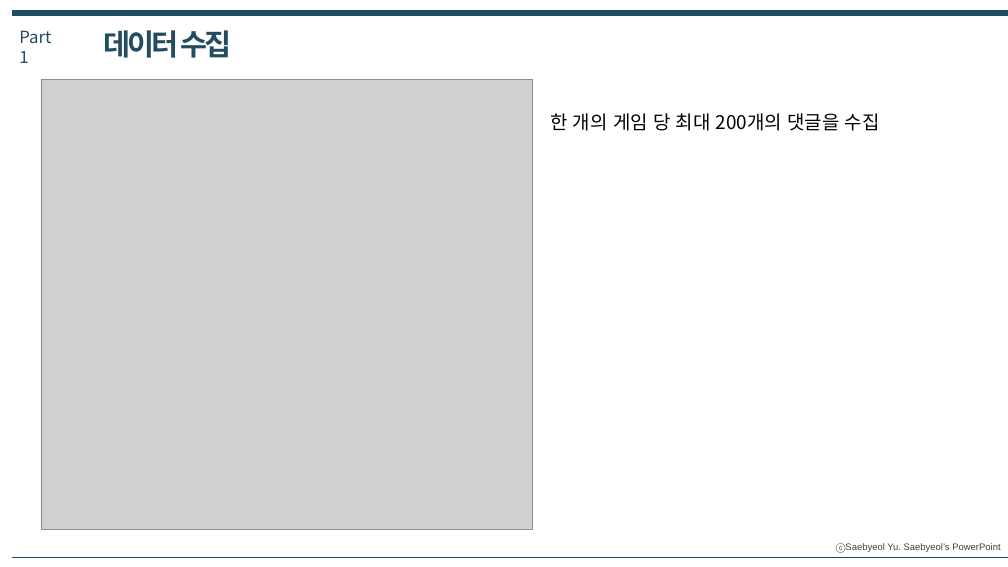
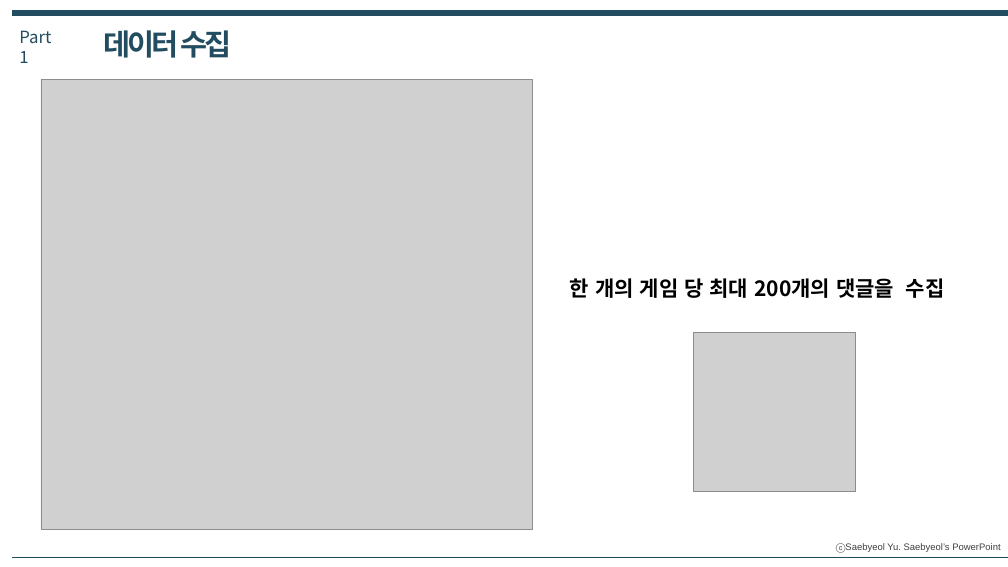
Before and after one commit to shinht97/steamsavemoney, a slide deck: slide 7 of 지갑지킴이_발표자료.pptx (slide 5 before the commit). Drawn at 1008x567 pixels with LibreOffice and Linux fonts; fonts in the diff are those of the drawing; grey boxes stand for pictures. Boxes give left, top, right and bottom in pixels: in the first picture for what was removed or moved away, otherwise in the second. Text is boxed around its words. In the diff, an @@ line names an element or a change of style, - is before the commit and + after.

```diff
--- a/지갑지킴이_발표자료.pptx
+++ b/지갑지킴이_발표자료.pptx
@@ text "한 개의 게임 당 최대 ...": place and size @@
-text "한 개의 게임 당 최대 ..." at (550,113,880,131)
+text "한 개의 게임 당 최대 ..." at (570,278,945,298)
@@ text "한 개의 게임 당 최대 ..." at (570,278,945,298): size 18 to 20 pt, bold on @@
@@ picture added at (694,332,856,492) @@
```
Also in this commit, not shown: 9 other slides changed, 5 slides added, 13 slides removed.
